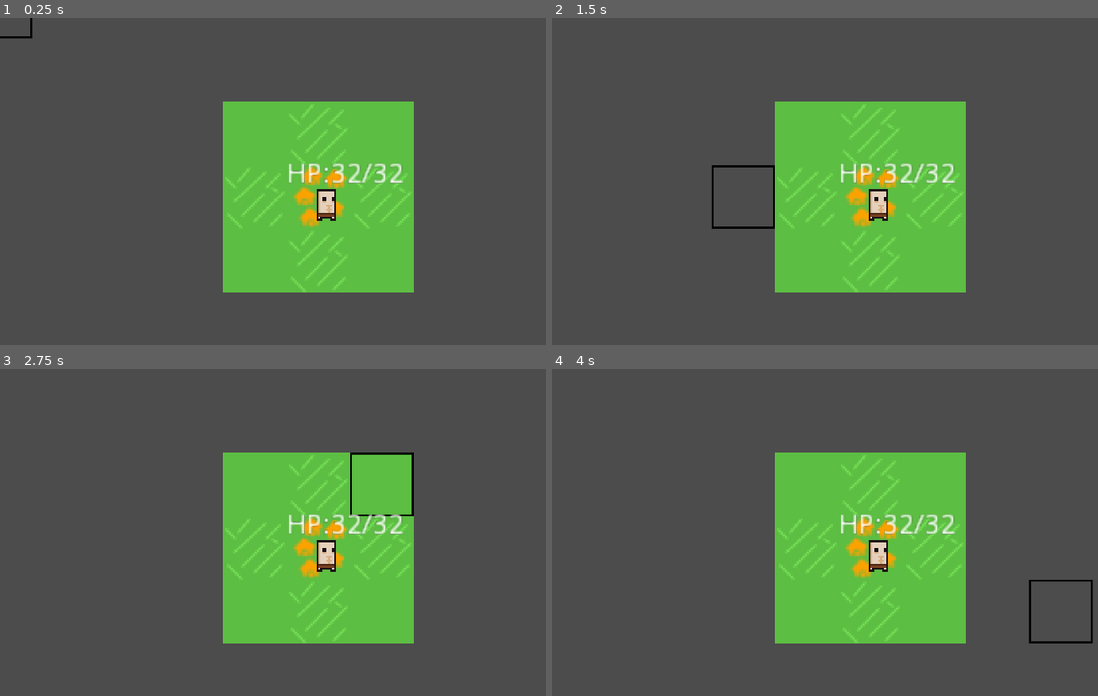
Above: before the commit, frames 1-4 (two rows, left to right).
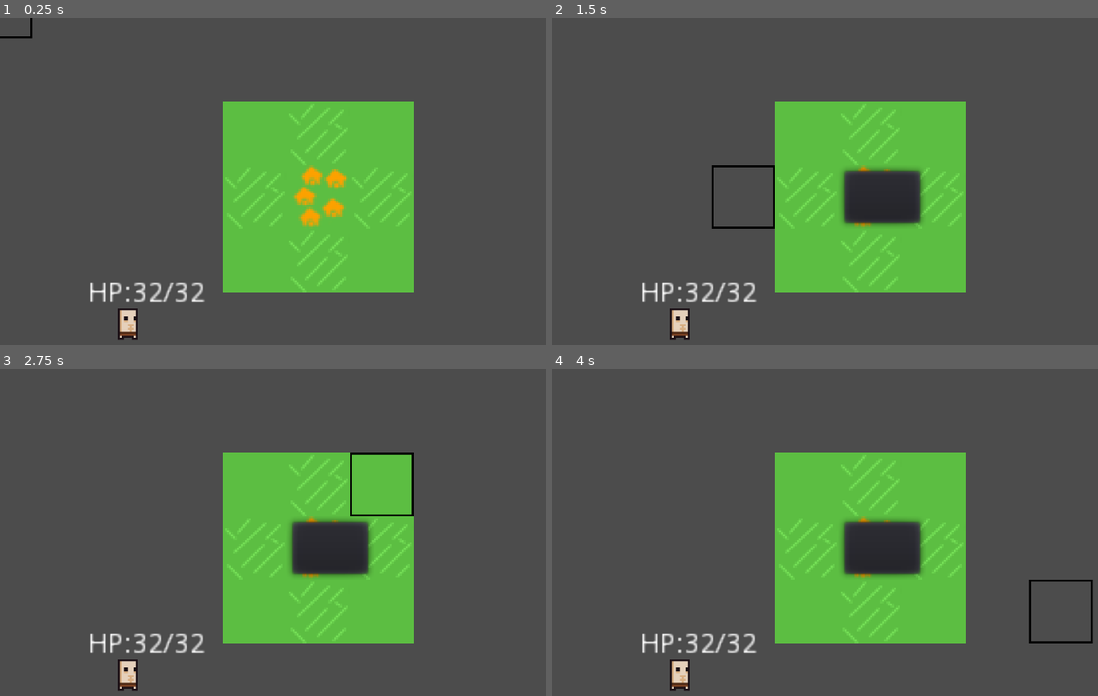
Above: after the commit, the same moments.

Repository: LLBlumire/ldjam46
Game: Godot game, scene res://src/World/World.tscn
Same seed, same stepped clock (60 frames per second), same inputs: the game is played once before the commit and once after it.
Inputs (mouse positions are in pixels of both pictures, inside the frame that each line leads up to):
- Up to frame 1 (0.25 s): no input
- Up to frame 2 (1.5 s): tap Enter at 0.5 s; move the mouse to (1010, 178) at 0.52 s; click (1010, 178) at 0.67 s; tap Space at 1.25 s; move the mouse to (743, 214) at 1.27 s; click (743, 214) at 1.42 s
- Up to frame 3 (2.75 s): tap Enter at 2 s; move the mouse to (382, 470) at 2.02 s; click (382, 470) at 2.17 s
- Up to frame 4 (4 s): tap Space at 2.75 s; move the mouse to (835, 620) at 2.77 s; click (835, 620) at 2.92 s; tap Enter at 3.5 s; move the mouse to (1059, 601) at 3.52 s; click (1059, 601) at 3.67 s

The runs differ from the first frame. In frame 1, 1.8% of the frame differs, in the area x 16-74%, y 44-99%; in frame 2, 3.7%; in frame 3, 3.7%; in frame 4, 3.7%.
Error before the commit: Attempt to call function 'map_to_world' in base 'null instance' on a null instance. (res://src/World/World.gd:10)

Commit message:
Add rudimentary popup

Diff:
--- a/project.godot
+++ b/project.godot
@@ -14,14 +14,14 @@
 "language": "GDScript",
 "path": "res://src/Adventurers/Adventurers.gd"
 }, {
-"base": "TileMap",
-"class": "WorldEdit",
+"base": "Node2D",
+"class": "WorldMap",
 "language": "GDScript",
-"path": "res://src/WorldMap/WorldEdit.gd"
+"path": "res://src/WorldMap/WorldMap.gd"
 } ]
 _global_script_class_icons={
 "Adventurer": "",
-"WorldEdit": ""
+"WorldMap": ""
 }
 
 [application]
--- a/src/Adventurers/Adventurers.gd
+++ b/src/Adventurers/Adventurers.gd
@@ -13,7 +13,7 @@
 var Strenght : float = 0.0
 var Dexterity : float = 0.0
 var Intelligence : float = 0.0
-var Pos : Vector2 = Vector2(0,0)
+var Pos : Vector2 = Vector2(-3,2)
 var rng = RandomNumberGenerator.new()
 # Called when the node enters the scene tree for the first time.
 func _ready():
@@ -37,4 +37,4 @@
 
 # Called every frame. 'delta' is the elapsed time since the previous frame.
 func _process(delta):
-	position = Worldnode.world_tile_map.map_to_world(Pos)
+	position = Worldnode.world_map.map_to_world(Pos) + Vector2(16,16)
--- /dev/null
+++ b/src/World/BuildingMenu.gd
@@ -0,0 +1,21 @@
+extends PopupMenu
+
+
+# Declare member variables here. Examples:
+# var a = 2
+# var b = "text"
+
+
+# Called when the node enters the scene tree for the first time.
+func _ready():
+	pass # Replace with function body.
+
+
+# Called every frame. 'delta' is the elapsed time since the previous frame.
+#func _process(delta):
+#	pass
+
+
+
+func _on_WorldMap_tile_clicked(cursor : Vector2):
+	popup() # Replace with function body.
--- a/src/World/World.gd
+++ b/src/World/World.gd
@@ -1,12 +1,10 @@
 extends Node2D
 
-var world_cursor: WorldEdit
-var world_tile_map: TileMap
+var world_map : WorldMap
 
 func _ready():
-	world_cursor = get_tree().get_root().get_node("World/WorldMap/WorldSelect")
-	world_tile_map = get_tree().get_root().get_node("World/WorldMap/WorldTileMap")
+	world_map = get_node("WorldMap")
 	print("HEllo, World")
-	print(world_tile_map.map_to_world(Vector2(3, -1)))
+	print(world_map.world_tile_map.map_to_world(Vector2(3, -1)))
 func _process(delta):
 	pass
--- a/src/World/World.tscn
+++ b/src/World/World.tscn
@@ -1,17 +1,28 @@
-[gd_scene load_steps=4 format=2]
+[gd_scene load_steps=5 format=2]
 
 [ext_resource path="res://src/World/World.gd" type="Script" id=1]
 [ext_resource path="res://src/Adventurers/Adventurers.tscn" type="PackedScene" id=2]
 [ext_resource path="res://src/WorldMap/WorldMap.tscn" type="PackedScene" id=3]
+[ext_resource path="res://src/World/BuildingMenu.gd" type="Script" id=4]
 
 [node name="World" type="Node2D"]
 script = ExtResource( 1 )
+
+[node name="WorldMap" parent="." instance=ExtResource( 3 )]
+
+[node name="Adventurers" parent="." instance=ExtResource( 2 )]
+position = Vector2( 20.1578, 22.6823 )
 
 [node name="Camera2D" type="Camera2D" parent="."]
 offset = Vector2( 16, 16 )
 current = true
 zoom = Vector2( 0.167, 0.167 )
 
-[node name="World" parent="." instance=ExtResource( 3 )]
-
-[node name="Adventurers" parent="." instance=ExtResource( 2 )]
+[node name="BuildingMenu" type="PopupMenu" parent="Camera2D"]
+margin_right = 32.0
+margin_bottom = 32.0
+script = ExtResource( 4 )
+__meta__ = {
+"_edit_use_anchors_": false
+}
+[connection signal="tile_clicked" from="WorldMap" to="Camera2D/BuildingMenu" method="_on_WorldMap_tile_clicked"]
--- a/src/WorldMap/WorldEdit.gd
+++ /dev/null
@@ -1,21 +0,0 @@
-extends TileMap
-class_name WorldEdit
-
-const SELECTED: int = 0
-
-var cursor: Vector2
-
-# Called when the node enters the scene tree for the first time.
-func _ready():
-	cursor = Vector2(0, 0)
-
-func _process(delta):
-	clear_cursor()
-	cursor = world_to_map(get_global_mouse_position())
-	place_cursor()
-
-func place_cursor():
-	set_cellv(cursor, 0)
-
-func clear_cursor():
-	set_cellv(cursor, -1)
--- /dev/null
+++ b/src/WorldMap/WorldMap.gd
@@ -0,0 +1,36 @@
+extends Node2D
+class_name WorldMap
+
+signal tile_clicked
+
+const SELECTED: int = 0
+
+var cursor: Vector2
+var building_popup : PopupMenu
+var world_tile_map : TileMap
+var world_select : TileMap
+
+# Called when the node enters the scene tree for the first time.
+func _ready():
+	cursor = Vector2(0, 0)
+	world_tile_map = get_node("WorldTileMap")
+	world_select = get_node("WorldSelect")
+
+func map_to_world(vec : Vector2):
+	return world_select.map_to_world(vec)
+
+func _input(event):
+	# Mouse in viewport coordinates
+	if event is InputEventMouseButton:
+		emit_signal("tile_clicked", cursor)
+
+func _process(delta):
+	clear_cursor()
+	cursor = world_select.world_to_map(get_global_mouse_position())
+	place_cursor()
+
+func place_cursor():
+	world_select.set_cellv(cursor, 0)
+
+func clear_cursor():
+	world_select.set_cellv(cursor, -1)
--- a/src/WorldMap/WorldMap.tscn
+++ b/src/WorldMap/WorldMap.tscn
@@ -1,8 +1,8 @@
 [gd_scene load_steps=6 format=2]
 
+[ext_resource path="res://src/WorldMap/WorldMap.gd" type="Script" id=1]
 [ext_resource path="res://res/worldselect.png" type="Texture" id=2]
 [ext_resource path="res://res/worldsprites.png" type="Texture" id=3]
-[ext_resource path="res://src/WorldMap/WorldEdit.gd" type="Script" id=4]
 
 [sub_resource type="TileSet" id=1]
 resource_name = "worldsprites"
@@ -46,6 +46,7 @@
 0/z_index = 0
 
 [node name="WorldMap" type="Node2D"]
+script = ExtResource( 1 )
 
 [node name="WorldTileMap" type="TileMap" parent="."]
 tile_set = SubResource( 1 )
@@ -64,7 +65,6 @@
 cell_tile_origin = 1
 format = 1
 tile_data = PoolIntArray( 0, 0, 0 )
-script = ExtResource( 4 )
 __meta__ = {
 "_editor_description_": "	"
 }
